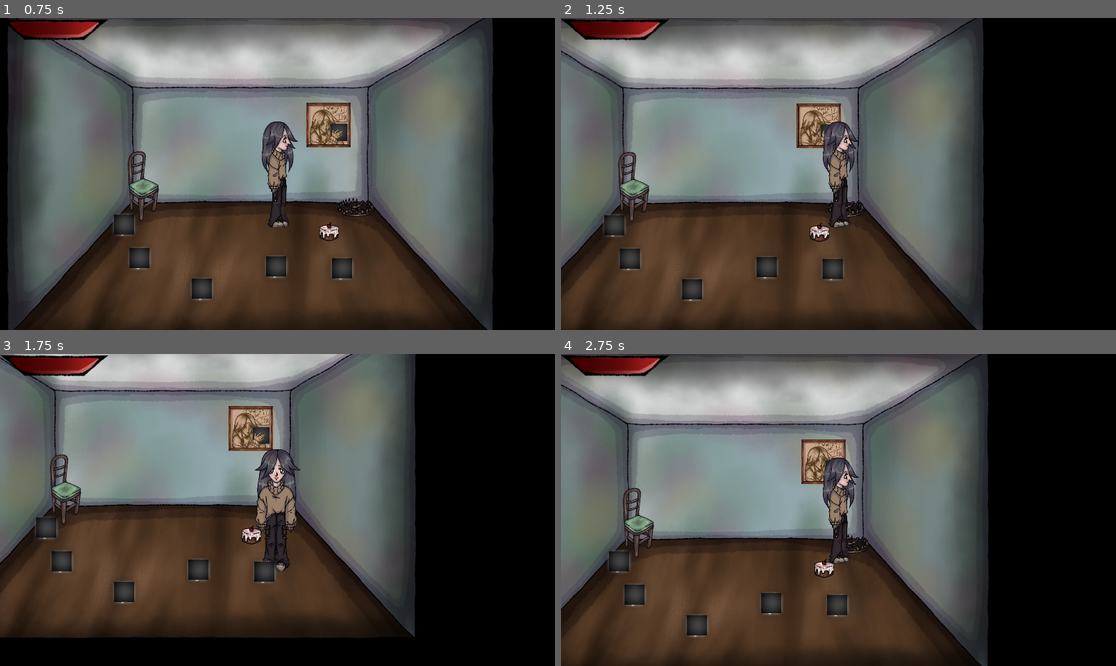
Above: before the commit, frames 1-4 (two rows, left to right).
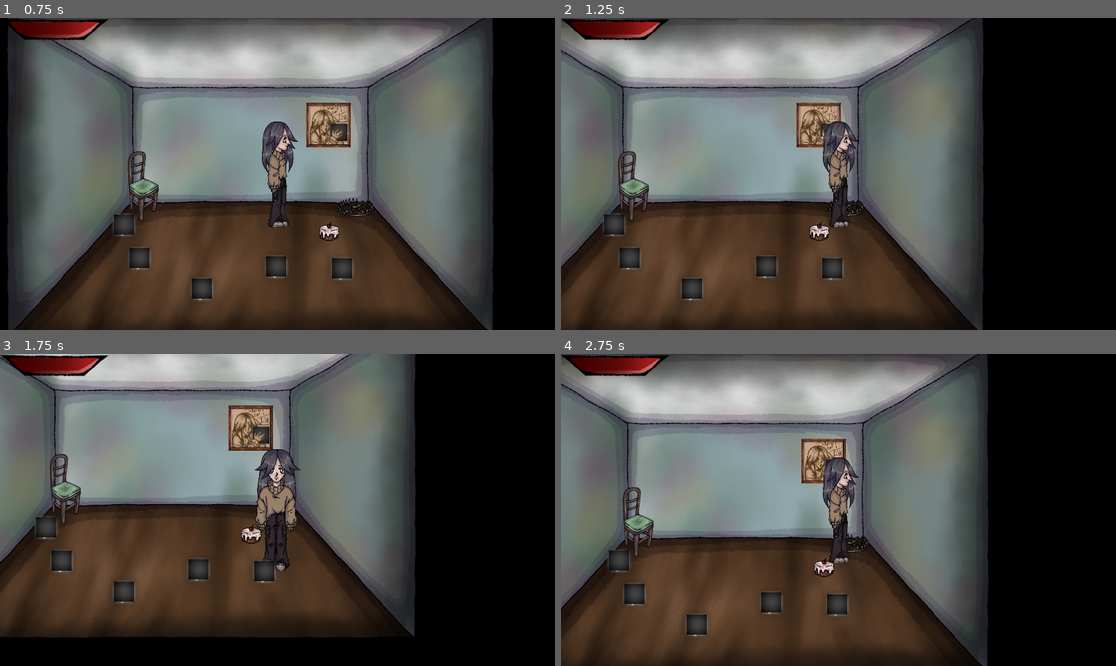
Above: after the commit, the same moments.

Repository: usynin78-web/ayak
Game: Godot game, scene res://loc/roomtest/roomtest.tscn
Same seed, same stepped clock (60 frames per second), same inputs: the game is played once before the commit and once after it. This scene is started directly instead of the project's main scene.
Inputs (mouse positions are in pixels of both pictures, inside the frame that each line leads up to):
- Up to frame 1 (0.75 s): tap Enter at 0.5 s; move the mouse to (399, 158) at 0.52 s; hold D (ui_right) from 0.53 s (still down); hold Shift (ui_shift) from 0.53 s (still down); click (399, 158) at 0.6 s
- Up to frame 2 (1.25 s): keep holding D (ui_right); keep holding Shift (ui_shift)
- Up to frame 3 (1.75 s): move the mouse to (166, 525) at 1.27 s; release D (ui_right) at 1.28 s; release Shift (ui_shift) at 1.28 s; hold S (ui_down) from 1.28 s (still down); tap Shift (ui_shift) at 1.35 s; click (166, 525) at 1.55 s
- Up to frame 4 (2.75 s): tap R (restart_game) at 2 s; move the mouse to (894, 441) at 2.02 s; release S (ui_down) at 2.03 s; hold D (ui_right) from 2.03 s (still down); hold Shift (ui_shift) from 2.03 s (still down); click (894, 441) at 2.1 s

Frame 1 is identical in both runs. In frame 2, 1.9% of the frame differs, in the area x 0-77%, y 0-100%; in frame 3, 1.2%; in frame 4, 1.8%.

Commit message:
Add directional attack checks and debug logs
Record last look direction and use it to filter attack targets by angle and distance. Attack now ignores targets behind the player, checks for a HealthComponent and take_damage method, applies randomized damage (20–30) to the first valid target, and respects the existing cooldown and dead state. Also added debug print statements and minor formatting/indentation cleanup in c3.gd. Adjusted CollisionShape2D position in the c3.tscn scene.

Diff:
--- a/animch/c3/c3.gd
+++ b/animch/c3/c3.gd
@@ -16,10 +16,15 @@
 @onready var health_component: Node = $HealthComponent
 
 var direction := Vector2.ZERO
+
+# Последнее направление взгляда Кира.
+var look_direction := Vector2.DOWN
+
 var base_scale := Vector2(1, 1)
 
 func _process(_delta: float) -> void:
- z_index = int(feer_marker.global_position.y)
+    z_index = int(feer_marker.global_position.y)
+
 # Проверка, мёртв ли Кир.
 # Если true — движение полностью остановится.
 var is_dead: bool = false
@@ -29,136 +34,150 @@
 
 
 func _ready() -> void:
- global_position = CheckpointManager.get_spawn_position(global_position)
+    global_position = CheckpointManager.get_spawn_position(global_position)
 
- hide_all_sprites()
- sprite_front.visible = true
+    hide_all_sprites()
+    sprite_front.visible = true
 
- # Подключаем сигнал смерти.
- # Когда здоровье закончится, вызовется _on_died().
- health_component.died.connect(_on_died)
+    # Подключаем сигнал смерти.
+    # Когда здоровье закончится, вызовется _on_died().
+    health_component.died.connect(_on_died)
 
 
 func _physics_process(_delta: float) -> void:
- # Если Кир мёртв — прекращаем обработку движения.
- if is_dead:
-  velocity = Vector2.ZERO
-  move_and_slide()
-  return
+    # Если Кир мёртв — прекращаем обработку движения.
+    if is_dead:
+        velocity = Vector2.ZERO
+        move_and_slide()
+        return
 
- var input_vector := Vector2(
-  Input.get_action_strength("ui_right") - Input.get_action_strength("ui_left"),
-  Input.get_action_strength("ui_down") - Input.get_action_strength("ui_up")
- ).normalized()
+    var input_vector := Vector2(
+        Input.get_action_strength("ui_right") - Input.get_action_strength("ui_left"),
+        Input.get_action_strength("ui_down") - Input.get_action_strength("ui_up")
+    ).normalized()
 
- direction = input_vector
+    direction = input_vector
 
- velocity.x = direction.x * SPEED
- velocity.y = direction.y * SPEED
+    # Запоминаем последнее направление движения.
+    if input_vector != Vector2.ZERO:
+        look_direction = input_vector
 
- if Input.is_action_pressed("ui_shift"):
-  velocity *= RUN_MULTIPLIER
+    velocity.x = direction.x * SPEED
+    velocity.y = direction.y * SPEED
 
- # Атака по ЛКМ с кулдауном.
- if Input.is_action_just_pressed("attack") and can_attack:
-  _attack()
+    if Input.is_action_pressed("ui_shift"):
+        velocity *= RUN_MULTIPLIER
 
- move_and_slide()
+    # Атака по ЛКМ с кулдауном.
+    if Input.is_action_just_pressed("attack") and can_attack:
+        _attack()
 
- if direction != Vector2.ZERO:
-  hide_all_sprites()
+    move_and_slide()
 
-  if abs(direction.x) > abs(direction.y):
-   if direction.x > 0:
-    sprite_right.visible = true
-   else:
-    sprite_left.visible = true
-  else:
-   if direction.y > 0:
-    sprite_front.visible = true
-   else:
-    sprite_back.visible = true
+    if direction != Vector2.ZERO:
+        hide_all_sprites()
 
- update_perspective()
+        if abs(direction.x) > abs(direction.y):
+            if direction.x > 0:
+                sprite_right.visible = true
+            else:
+                sprite_left.visible = true
+        else:
+            if direction.y > 0:
+                sprite_front.visible = true
+            else:
+                sprite_back.visible = true
+
+    update_perspective()
 
 
 func hide_all_sprites() -> void:
- sprite_front.visible = false
- sprite_back.visible = false
- sprite_left.visible = false
- sprite_right.visible = false
+    sprite_front.visible = false
+    sprite_back.visible = false
+    sprite_left.visible = false
+    sprite_right.visible = false
 
 
 func update_perspective() -> void:
- var scale_factor = 0.5 + global_position.y / 1000
- scale_factor = clamp(scale_factor, 0.5, 1.5)
+    var scale_factor = 0.5 + global_position.y / 1000
+    scale_factor = clamp(scale_factor, 0.5, 1.5)
 
- sprite_front.scale = base_scale * scale_factor
- sprite_back.scale = base_scale * scale_factor
- sprite_left.scale = base_scale * scale_factor
- sprite_right.scale = base_scale * scale_factor
+    sprite_front.scale = base_scale * scale_factor
+    sprite_back.scale = base_scale * scale_factor
+    sprite_left.scale = base_scale * scale_factor
+    sprite_right.scale = base_scale * scale_factor
 
 
 func _on_died() -> void:
- # Отмечаем, что Кир умер.
- is_dead = true
+    # Отмечаем, что Кир умер.
+    is_dead = true
 
- # Полностью останавливаем движение.
- velocity = Vector2.ZERO
+    # Полностью останавливаем движение.
+    velocity = Vector2.ZERO
 
- # Прячем направление движения.
- direction = Vector2.ZERO
+    # Прячем направление движения.
+    direction = Vector2.ZERO
 
- print("Кир умер. Движение остановлено.")
+    print("Кир умер. Движение остановлено.")
 
 
 func _attack() -> void:
 
- # Запрещаем новую атаку до окончания кулдауна.
- can_attack = false
+    # Запрещаем новую атаку до окончания кулдауна.
+    can_attack = false
 
- print("Функция атаки вызвалась")
+    print("Функция атаки вызвалась")
 
- if is_dead:
-  print("Кир мёртв")
-  can_attack = true
-  return
+    if is_dead:
+        print("Кир мёртв")
+        can_attack = true
+        return
 
- var targets = get_tree().get_nodes_in_group("damageable")
+    var targets = get_tree().get_nodes_in_group("damageable")
 
- print("Найдено целей:", targets.size())
+    print("Найдено целей:", targets.size())
 
- for target in targets:
+    for target in targets:
 
-  print("Цель:", target.name)
+        print("Цель:", target.name)
 
-  var distance = global_position.distance_to(target.global_position)
+        # Направление от Кира к цели.
+        var to_target = (target.global_position - global_position).normalized()
 
-  print("Дистанция:", distance)
+        # Проверяем, находится ли цель перед Киром.
+        if look_direction.dot(to_target) < 0.5:
+            print("Цель не перед Киром")
+            continue
 
-  if distance > 230:
-   print("Слишком далеко")
-   continue
+        var distance = global_position.distance_to(target.global_position)
 
-  var hp = target.get_node_or_null("AnimatedSprite2D/Area2D/HealthComponent")
+        print("Дистанция:", distance)
 
-  print("HP найден:", hp)
+        if distance > 250:
+            print("Слишком далеко")
+            continue
 
-  if hp == null:
-   continue
+        var hp = target.get_node_or_null("AnimatedSprite2D/Area2D/HealthComponent")
 
-  if not hp.has_method("take_damage"):
-   print("Нет метода take_damage")
-   continue
+        print("HP найден:", hp)
 
-  var damage := randi_range(20,30)
+        if hp == null:
+            continue
 
-  print("Кир ударил кубик")
-  hp.take_damage(damage)
-  break
+        if not hp.has_method("take_damage"):
+            print("Нет метода take_damage")
+            continue
 
- # Ждём окончания кулдауна.
- await get_tree().create_timer(ATTACK_COOLDOWN).timeout
+        var damage := randi_range(20, 30)
 
- # Разрешаем следующую атаку.
- can_attack = true
+        print("Кир ударил кубик")
+
+        hp.take_damage(damage)
+
+        break
+
+    # Ждём окончания кулдауна.
+    await get_tree().create_timer(ATTACK_COOLDOWN).timeout
+
+    # Разрешаем следующую атаку.
+    can_attack = true
--- a/animch/c3/c3.tscn
+++ b/animch/c3/c3.tscn
@@ -245,7 +245,7 @@
 texture = ExtResource("4_m3ot0")
 
 [node name="CollisionShape2D" type="CollisionShape2D" parent="." unique_id=731247473]
-position = Vector2(2.2222223, 267.77777)
+position = Vector2(-5.555555, 265.55557)
 rotation = 4.7166853
 shape = SubResource("CapsuleShape2D_7d080")
 
